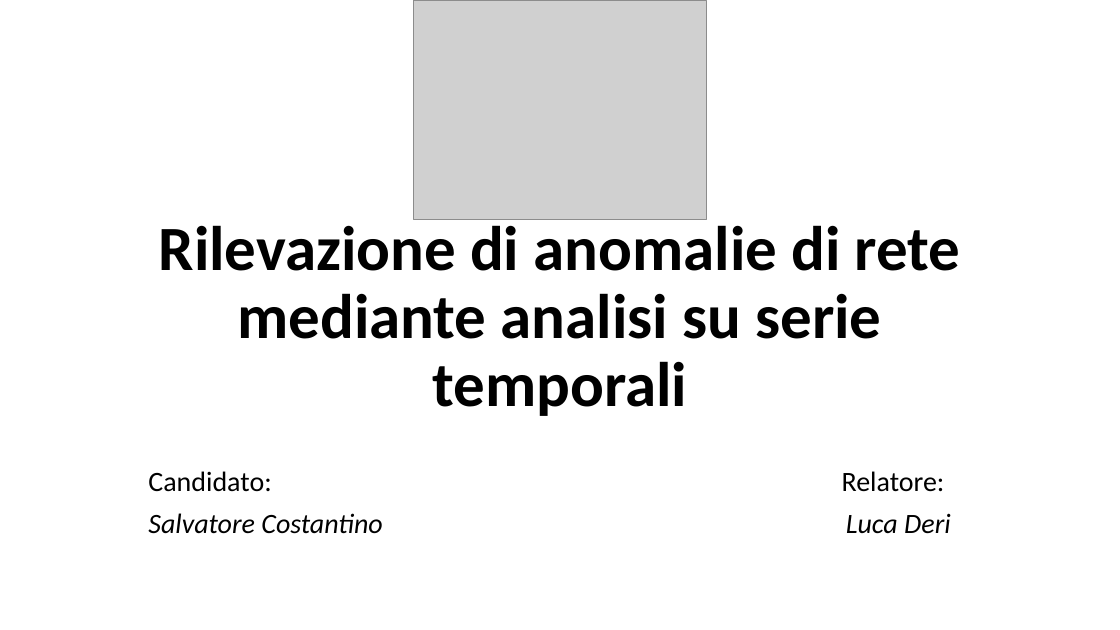
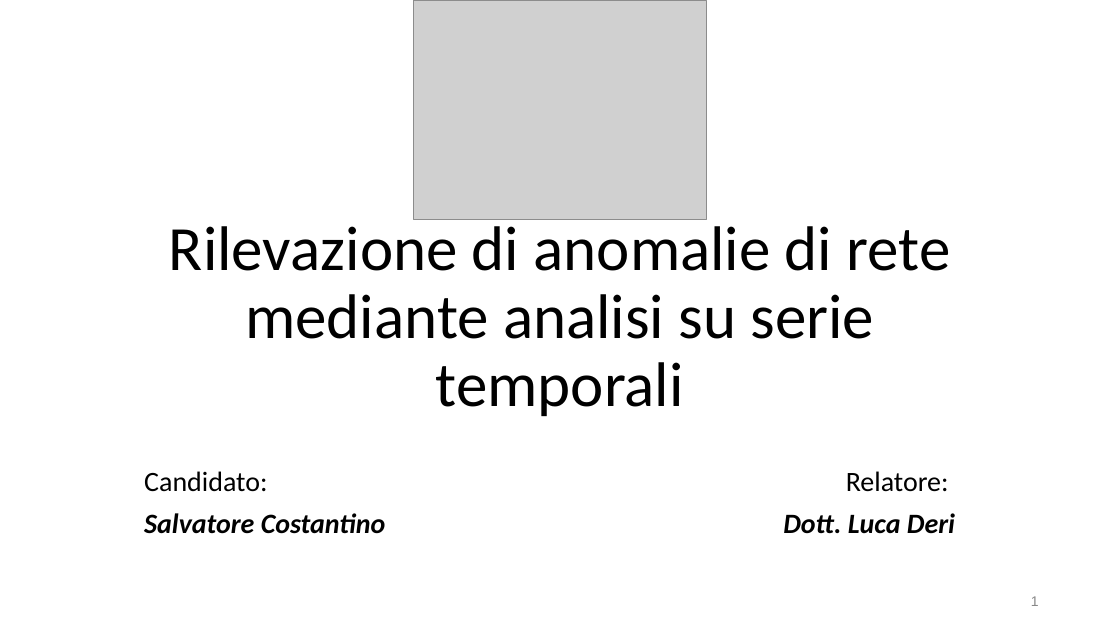
Before and after one commit to SalvatoreCostantino/Network-Time-Series-Analyzer, a slide deck: slide 1 of Tesi/slide tesi.pptx. Drawn at 1120x630 pixels with LibreOffice and Linux fonts; fonts in the diff are those of the drawing; grey boxes stand for pictures. Boxes give left, top, right and bottom in pixels: in the first picture for what was removed or moved away, otherwise in the second. Text is boxed around its words. In the diff, an @@ line names an element or a change of style, - is before the commit and + after.

```diff
--- a/Tesi/slide tesi.pptx
+++ b/Tesi/slide tesi.pptx
@@ title "Rilevazione di anomalie di rete ..." at (169,218,951,416): bold off @@
@@ text at (144,513,386,534): bold on in "Salvatore Costantino" @@
@@ text at (783,513,955,534): text changed; bold on @@
-Luca Deri
+Dott. Luca Deri
@@ page number added at (1031,596,1039,606), 12 pt, text #888888 @@
+1
```
Also in this commit, not shown: 18 other slides changed, 6 slides added, 19 slides removed, 9 other files.
